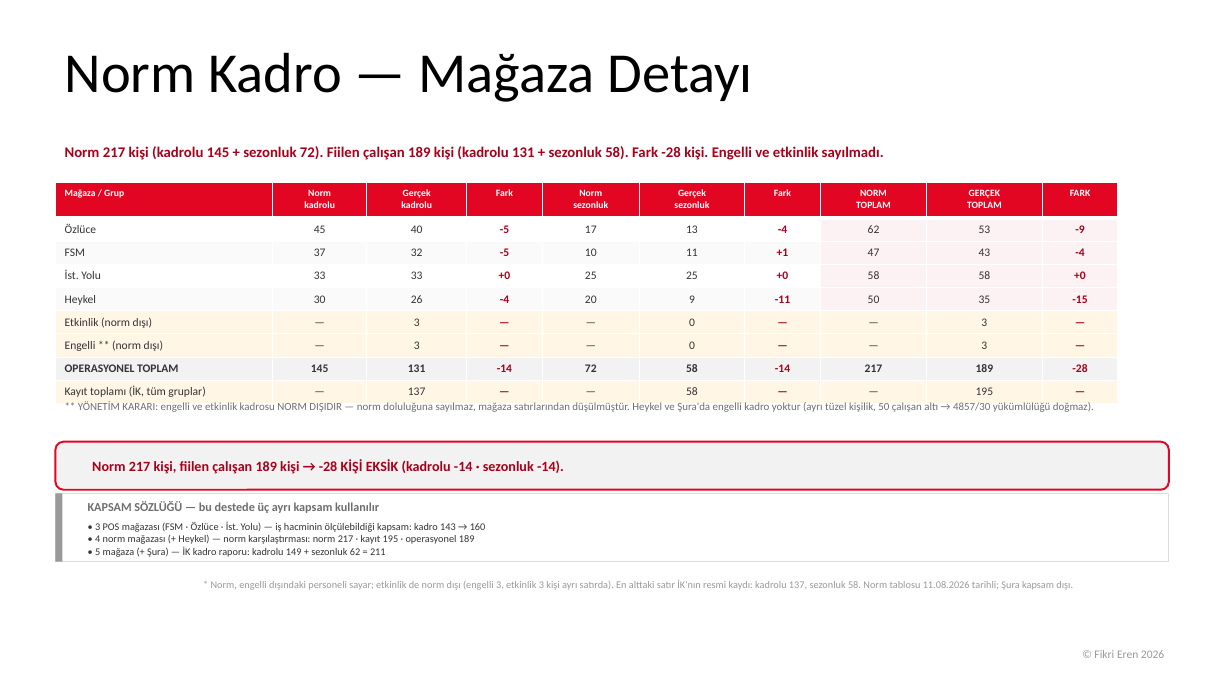
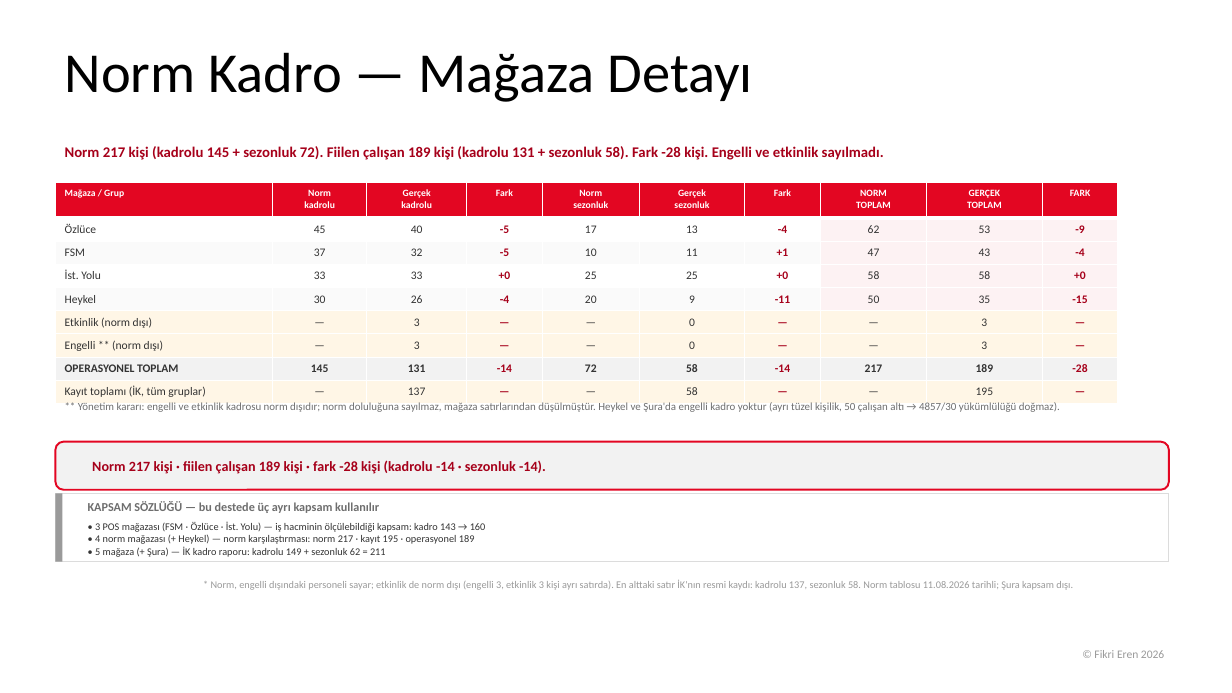
Before and after one commit to fikrierenn/pusula, a slide deck: slide 12 of briefings/sezon-kadro-20260902/sunum-kadro-sezon2026.pptx. Drawn at 1232x693 pixels with LibreOffice and Linux fonts; fonts in the diff are those of the drawing; background and template pictures are left out. Boxes give left, top, right and bottom in pixels: in the first picture for what was removed or moved away, otherwise in the second. Text is boxed around its words. In the diff, an @@ line names an element or a change of style, - is before the commit and + after.

```diff
--- a/briefings/sezon-kadro-20260902/sunum-kadro-sezon2026.pptx
+++ b/briefings/sezon-kadro-20260902/sunum-kadro-sezon2026.pptx
@@ text at [78, 402, 1060, 412]: text changed @@
-** YÖNETİM KARARI: engelli ve etkinlik kadrosu NORM DIŞIDIR — norm doluluğuna sayılmaz, mağaza satırlarından düşülmüştür. Heykel ve Şura'da engelli kadro yoktur (ayrı tüzel kişilik, 50 çalışan altı → 4857/30 yükümlülüğü doğmaz).
+** Yönetim kararı: engelli ve etkinlik kadrosu norm dışıdır; norm doluluğuna sayılmaz, mağaza satırlarından düşülmüştür. Heykel ve Şura'da engelli kadro yoktur (ayrı tüzel kişilik, 50 çalışan altı → 4857/30 yükümlülüğü doğmaz).
@@ text at [92, 460, 546, 474]: text changed @@
-Norm 217 kişi, fiilen çalışan 189 kişi → -28 KİŞİ EKSİK (kadrolu -14 · sezonluk -14).
+Norm 217 kişi · fiilen çalışan 189 kişi · fark -28 kişi (kadrolu -14 · sezonluk -14).
```
Also in this commit, not shown: 7 other slides changed.
